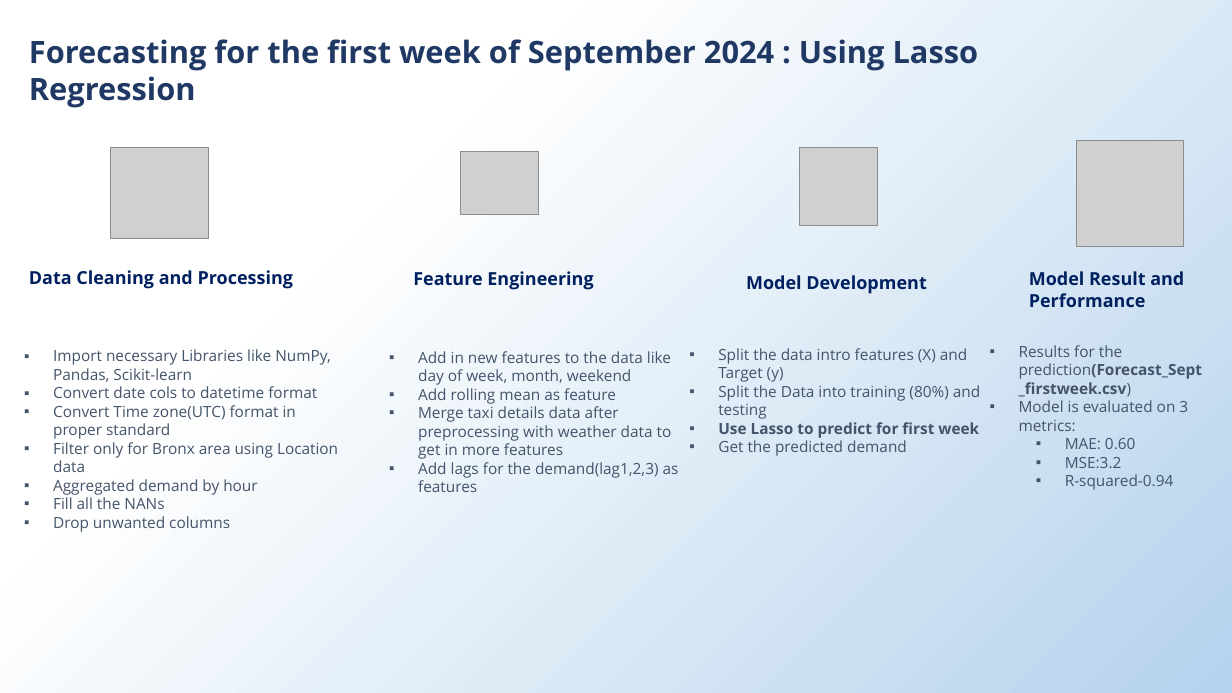
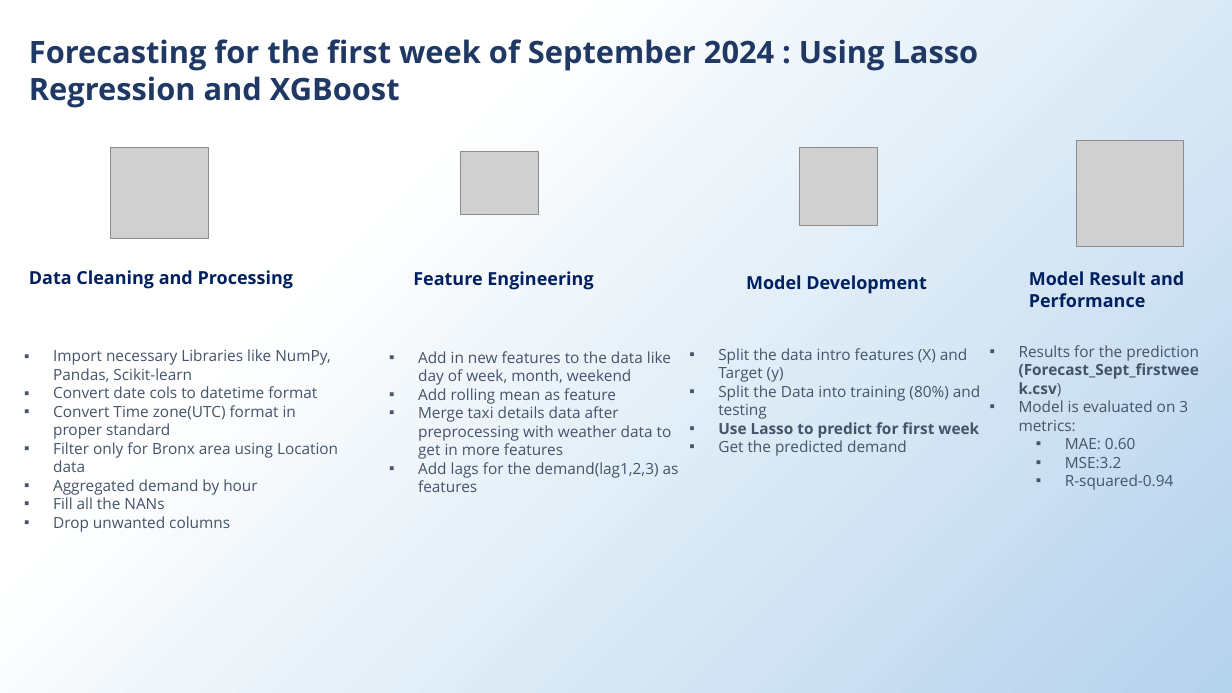
Before and after one commit to chinjug/PHA-Data-Science-Challenge_solved, a slide deck: slide 8 of PHA DS Challenge Report.pptx (slide 7 before the commit). Drawn at 1232x693 pixels with LibreOffice and Linux fonts; fonts in the diff are those of the drawing; grey boxes stand for pictures. Boxes give left, top, right and bottom in pixels: in the first picture for what was removed or moved away, otherwise in the second. Text is boxed around its words. In the diff, an @@ line names an element or a change of style, - is before the commit and + after.

```diff
--- a/PHA DS Challenge Report.pptx
+++ b/PHA DS Challenge Report.pptx
@@ text at bbox=[29, 39, 979, 108]: text changed @@
-Forecasting for the first week of September 2024 : Using Lasso Regression
+Forecasting for the first week of September 2024 : Using Lasso Regression and XGBoost
@@ text at bbox=[1019, 345, 1199, 396]: spaces changed @@
-▪ Results for the prediction(Forecast_Sept_firstweek.csv)
+▪ Results for the prediction (Forecast_Sept_firstweek.csv)
```
Also in this commit, not shown: 6 other slides changed, 1 slide added.
